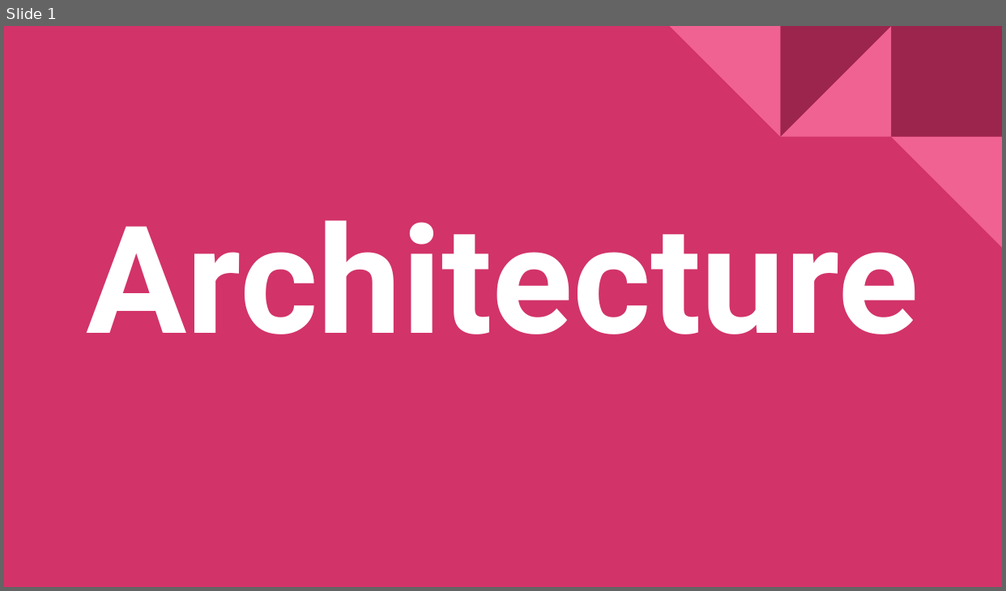
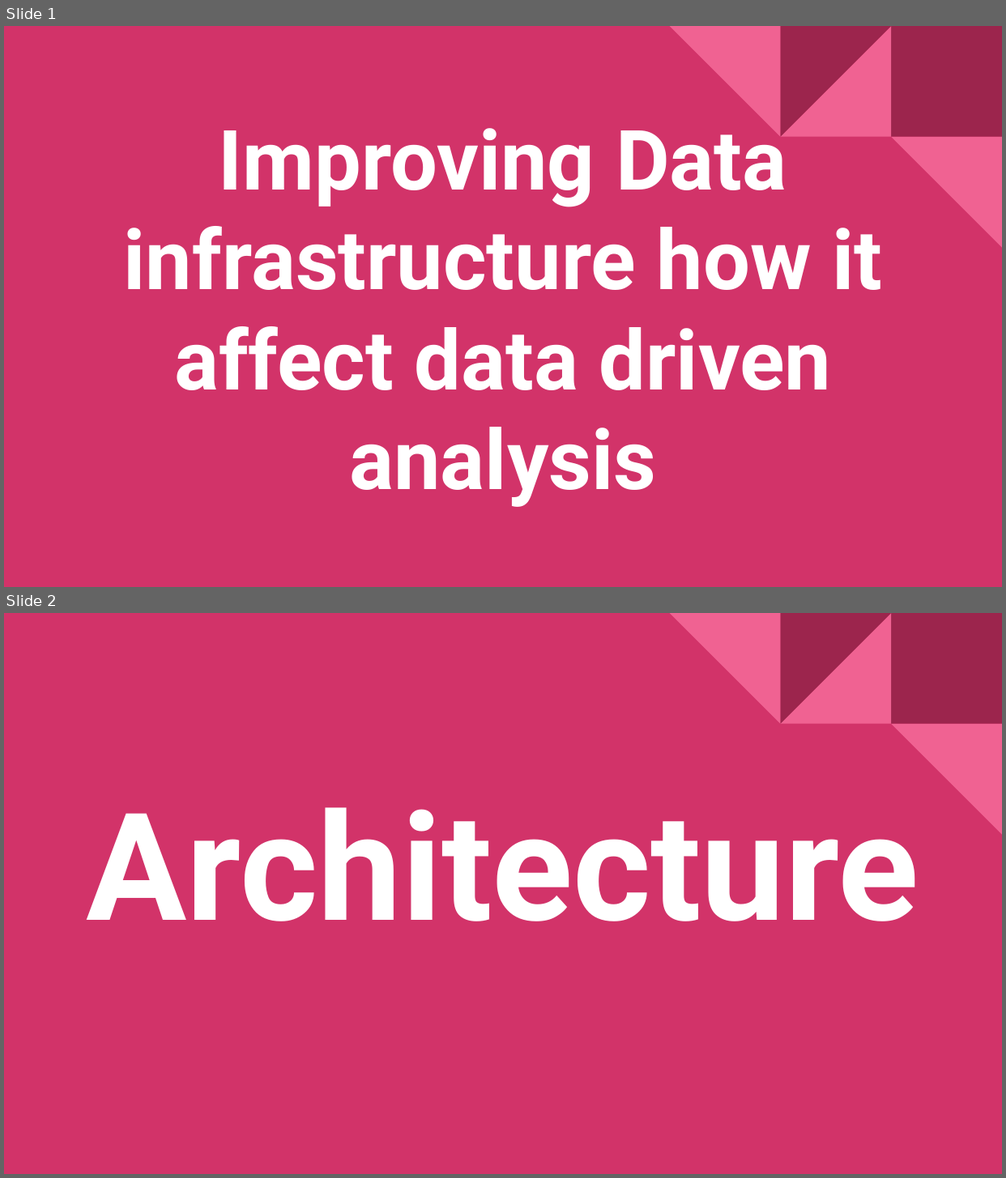
Before and after one commit to gayathri246p/homeworks, a slide deck: Project use case.pptx. Shown one above the other, each under a label of ours: slide 1 before the commit, slides 1 and 2 after it. The pictures are 1006x591 and 1006x1178 pixels, drawn with LibreOffice and Linux fonts; fonts in the diff are those of the drawing. Boxes give left, top, right and bottom in pixels: in the first picture for what was removed or moved away, otherwise in the second. Text is boxed around its words. In the diff, an @@ line names an element or a change of style, - is before the commit and + after.

```diff
--- a/Project use case.pptx
+++ b/Project use case.pptx
@@ slide 1 added at <box>4,26,1002,587</box>, background #D23369; not listed: 5 template elements that a slide beside it also shows @@
@@ title added at <box>124,113,882,507</box>, 60 pt, text #FFFFFF, bold @@
+Improving Data infrastructure how it affect data driven analysis
@@ what was slide 1 is now slide 2 @@
```
Also in this commit, not shown: 2 slides changed, 1 other slide added, 2 slides removed.
